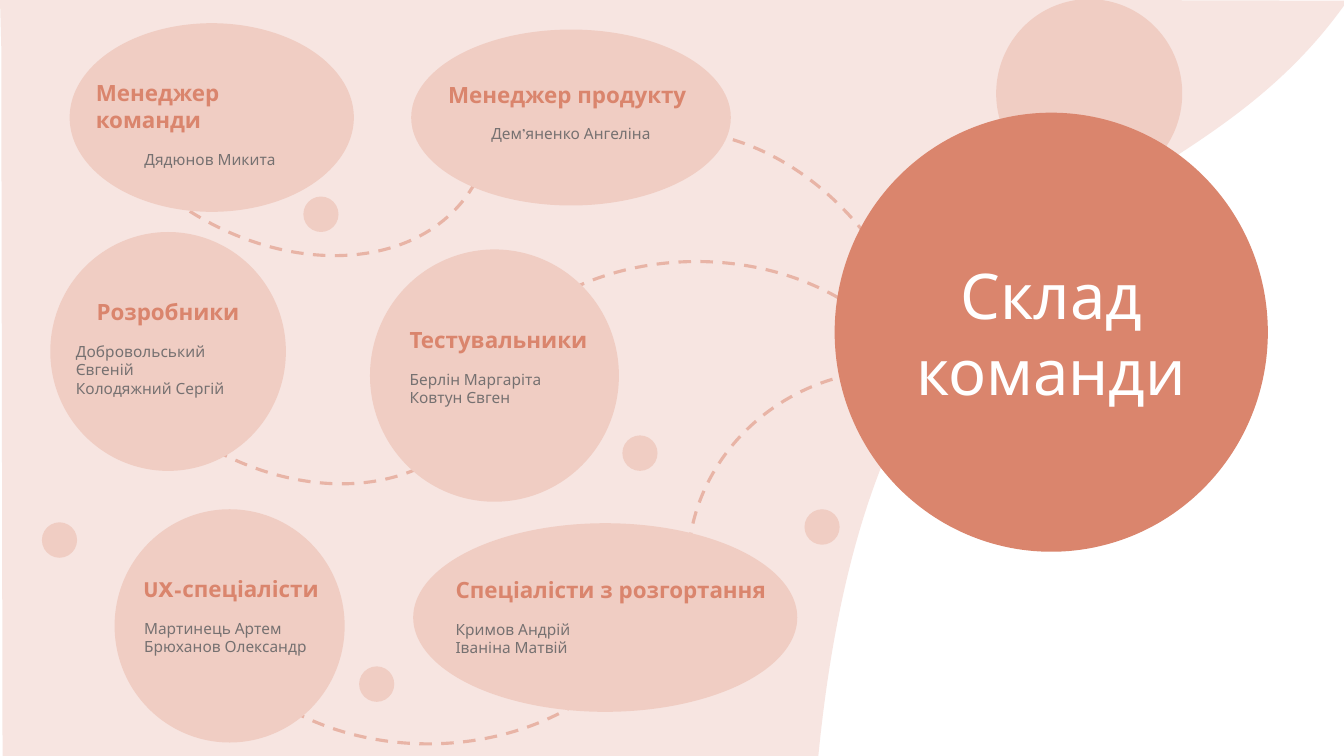
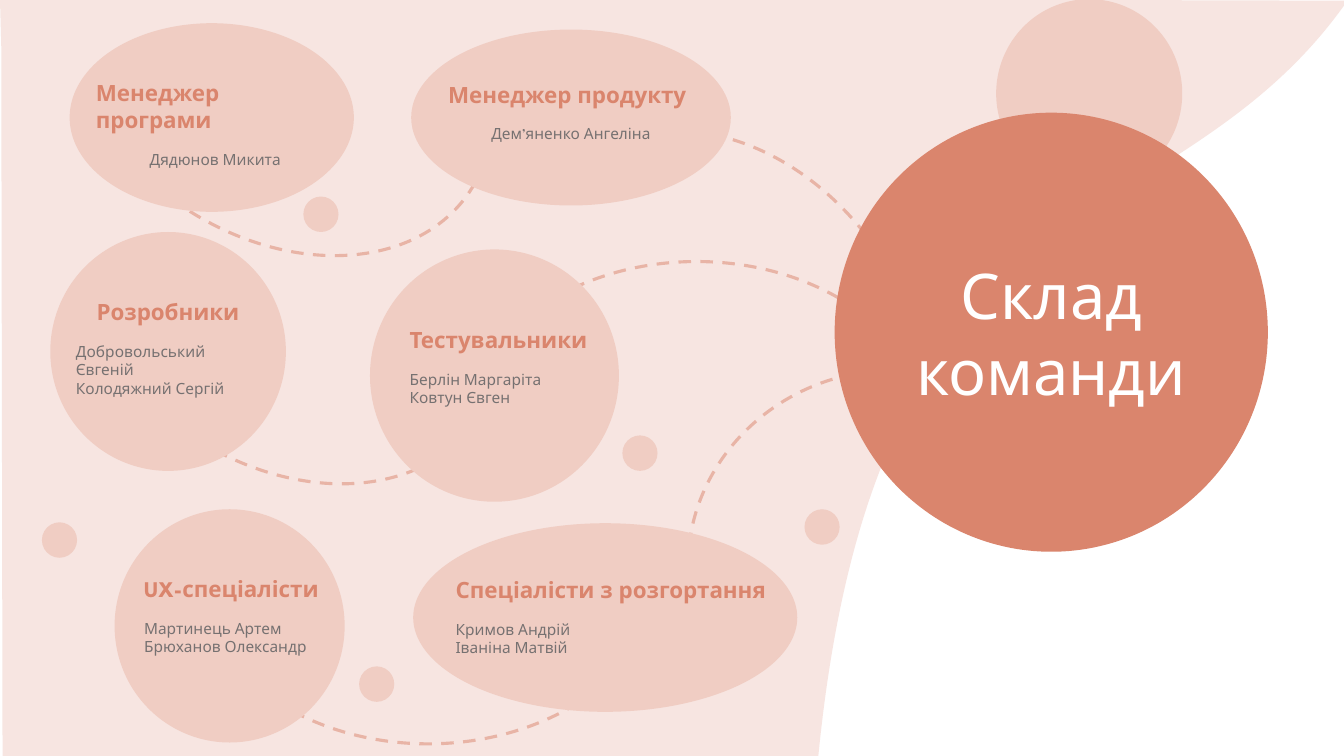
Before and after one commit to ppc-ntu-khpi/Practice-34-2-2023, a slide deck: slide 2 of docs/5.Deploying/Other/Презентація проекту.pptx. Drawn at 1344x756 pixels with LibreOffice and Linux fonts; fonts in the diff are those of the drawing. Boxes give left, top, right and bottom in pixels: in the first picture for what was removed or moved away, otherwise in the second. Text is boxed around its words. In the diff, an @@ line names an element or a change of style, - is before the commit and + after.

```diff
--- a/docs/5.Deploying/Other/Презентація проекту.pptx
+++ b/docs/5.Deploying/Other/Презентація проекту.pptx
@@ text at box(96, 85, 219, 133): text changed @@
-Менеджер команди
+Менеджер програми
```
